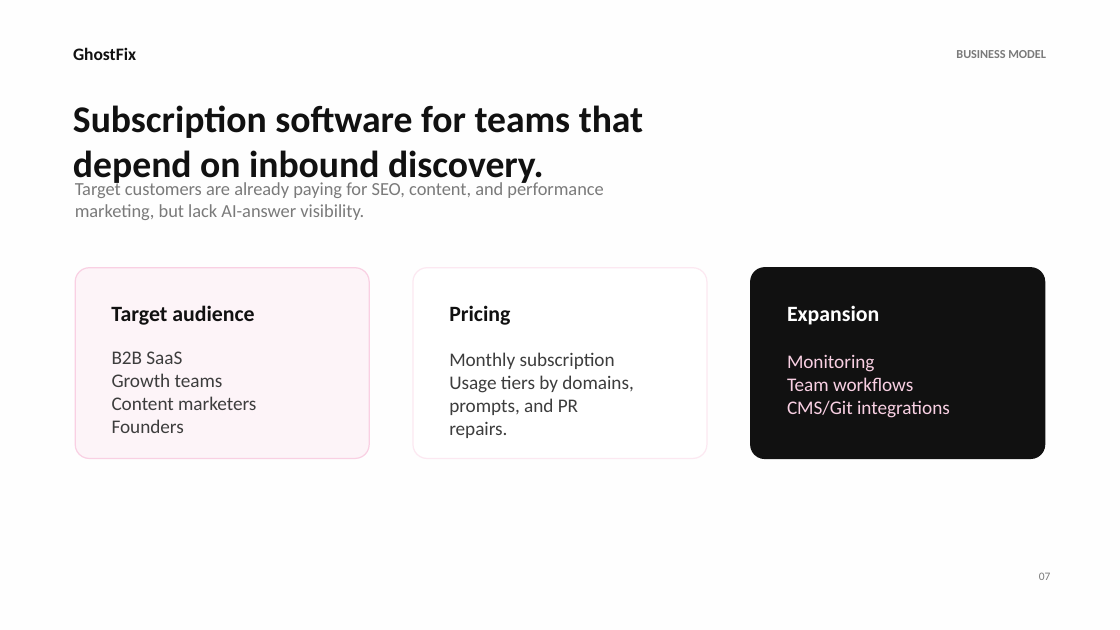
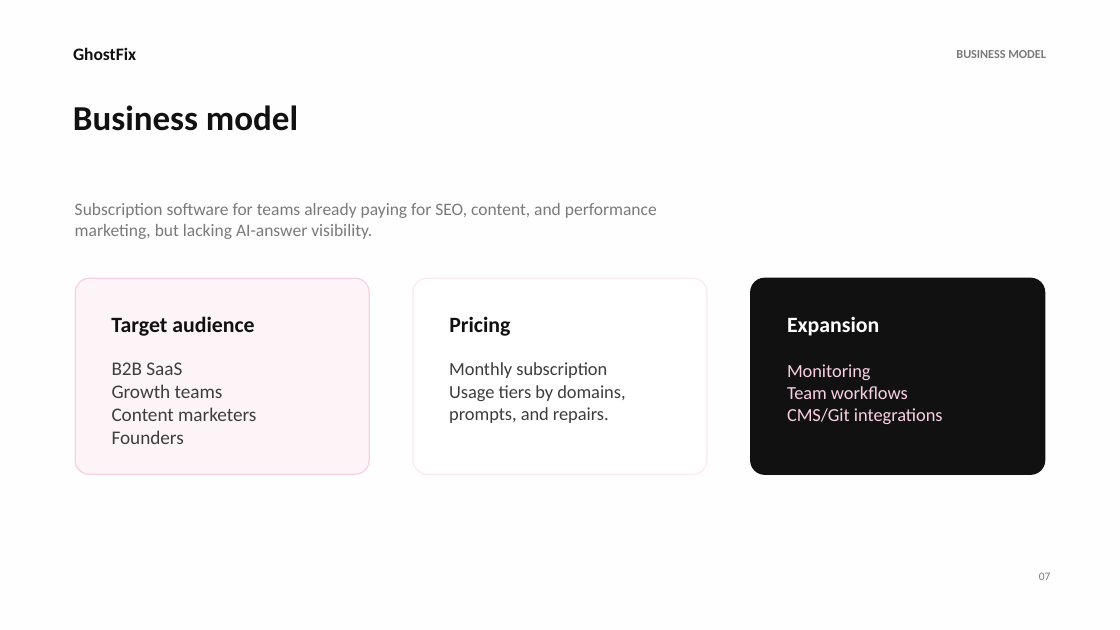
Before and after one commit to wcnjing/ghostfix, a slide deck: slide 7 of outputs/ghostfix-hackathon-pitch.pptx. Drawn at 1120x630 pixels with LibreOffice and Linux fonts; fonts in the diff are those of the drawing. Boxes give left, top, right and bottom in pixels: in the first picture for what was removed or moved away, otherwise in the second. Text is boxed around its words. In the diff, an @@ line names an element or a change of style, - is before the commit and + after.

```diff
--- a/outputs/ghostfix-hackathon-pitch.pptx
+++ b/outputs/ghostfix-hackathon-pitch.pptx
@@ text at (73, 105, 298, 131): text changed; size 32.2 to 30 pt @@
-Subscription software for teams that depend on inbound discovery.
+Business model
@@ text at (75, 203, 657, 239): text changed; size 15.8 to 15 pt @@
-Target customers are already paying for SEO, content, and performance marketing, but lack AI-answer visibility.
+Subscription software for teams already paying for SEO, content, and performance marketing, but lacking AI-answer visibility.
@@ rounded rectangle: place and size @@
-rounded rectangle at (76, 268, 370, 459)
+rounded rectangle at (76, 278, 370, 474)
@@ rounded rectangle: place and size @@
-rounded rectangle at (413, 268, 707, 459)
+rounded rectangle at (413, 278, 707, 474)
@@ proportions changed in 3 elements at (76, 278, 370, 474), (413, 278, 707, 474), (751, 278, 1045, 474) @@
@@ rounded rectangle: place and size @@
-rounded rectangle at (751, 268, 1045, 459)
+rounded rectangle at (751, 278, 1045, 474)
@@ text "Monthly subscription": place and size @@
-text "Monthly subscription" at (449, 352, 633, 415)
+text "Monthly subscription" at (449, 362, 625, 423)
@@ 5 texts: place and size @@
-5 texts at (111, 305, 950, 433)
+5 texts at (111, 316, 943, 444)
@@ text "Monitoring" at (787, 364, 943, 424): size 16.5 to 15.8 pt @@
@@ text at (449, 362, 625, 401): size 16.5 to 15.8 pt in "Monthly subscription", "Usage tiers by domains," @@
@@ text at (449, 407, 609, 423): text changed; size 16.5 to 15.8 pt @@
-prompts, and PR repairs.
+prompts, and repairs.
```
Also in this commit, not shown: 6 other slides changed, 4 other files.
